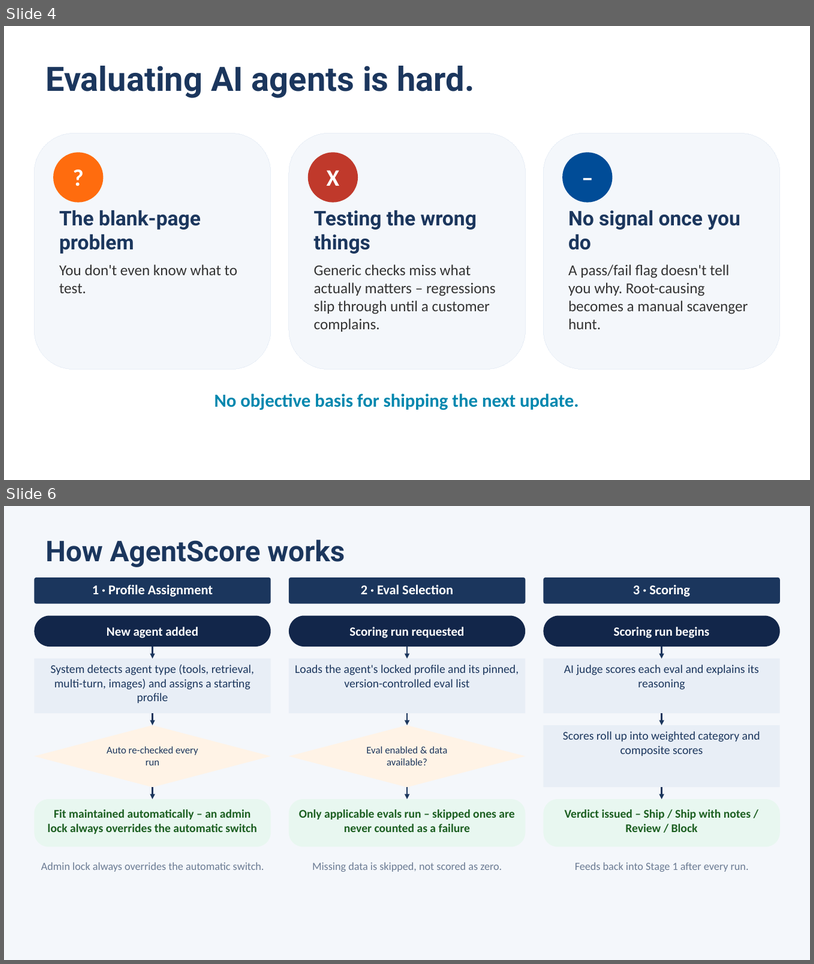
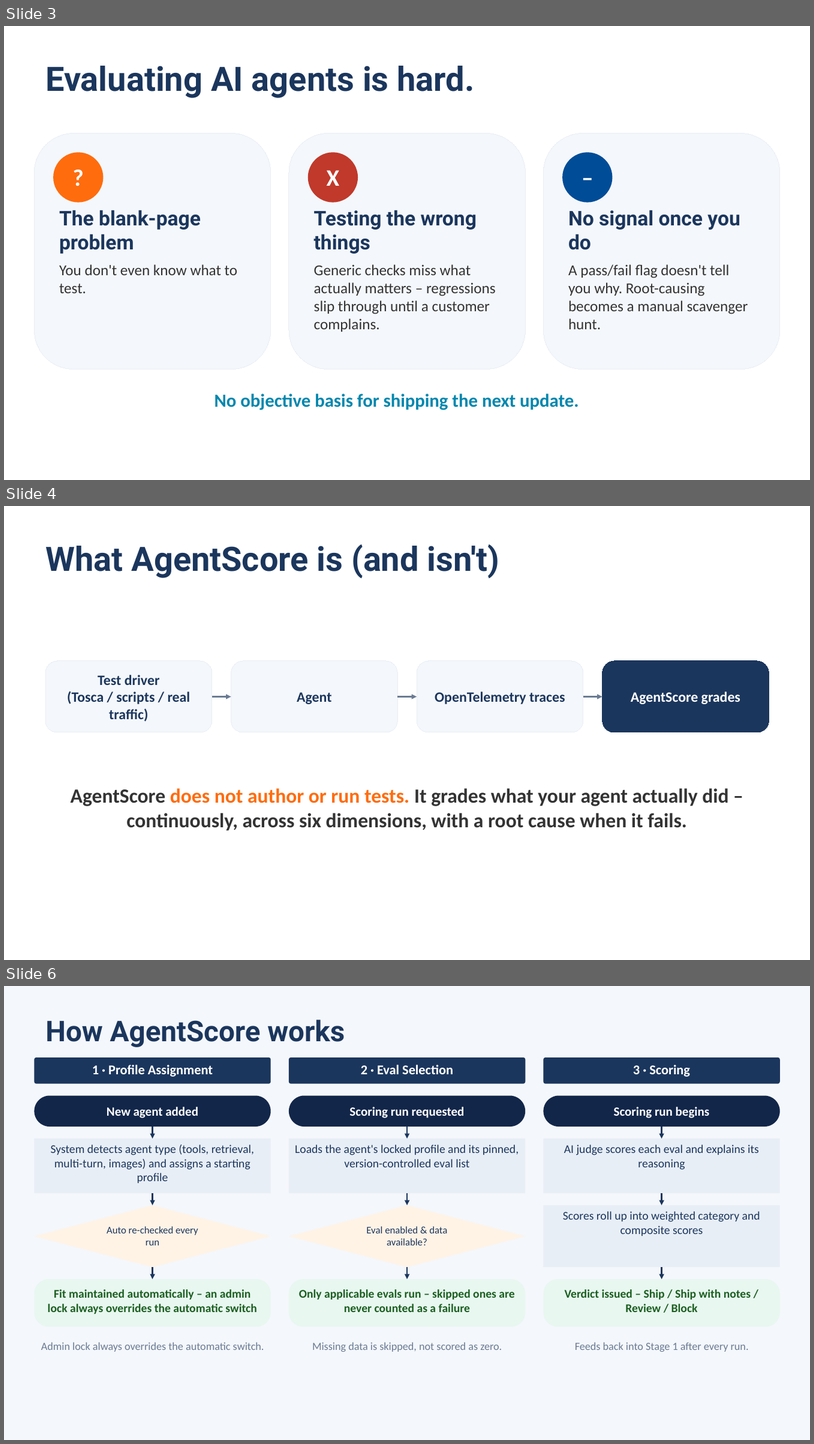
Before and after one commit to ADemers-tricentis/agent-score, a slide deck: docs/deck/AgentScore Overview.pptx. Shown one above the other, each under a label of ours: slides 4 and 6 before the commit, slides 3, 4 and 6 after it; the slides between them are not shown. The pictures are 814x964 and 814x1444 pixels, drawn with LibreOffice and Linux fonts; fonts in the diff are those of the drawing. Boxes give left, top, right and bottom in pixels: in the first picture for what was removed or moved away, otherwise in the second. Text is boxed around its words. In the diff, an @@ line names an element or a change of style, - is before the commit and + after.

```diff
--- a/docs/deck/AgentScore Overview.pptx
+++ b/docs/deck/AgentScore Overview.pptx
@@ slide 4 added at (x1=4, y1=506, x2=810, y2=960), background #FFFFFF @@
@@ text added at (x1=45, y1=544, x2=500, y2=578), 40 pt, text #1B365D, bold @@
+What AgentScore is (and isn't)
@@ rounded rectangle added at (x1=46, y1=661, x2=213, y2=732), fill #F4F7FB, outline #E8EEF6 0.75 pt, 17 pt, text #1B365D, bold @@
+Test driver
+(Tosca / scripts / real traffic)
@@ rounded rectangle added at (x1=231, y1=661, x2=398, y2=732), fill #F4F7FB, outline #E8EEF6 0.75 pt, 17 pt, text #1B365D, bold @@
+Agent
@@ rounded rectangle added at (x1=417, y1=661, x2=584, y2=732), fill #F4F7FB, outline #E8EEF6 0.75 pt, 17 pt, text #1B365D, bold @@
+OpenTelemetry traces
@@ rounded rectangle added at (x1=603, y1=661, x2=770, y2=732), fill #1B365D, outline #1B365D 0.75 pt, 17 pt, text #FFFFFF, bold @@
+AgentScore grades
@@ arrow added from (212, 697) to (231, 697), #6B7B93 2 pt @@
@@ arrow added from (398, 697) to (417, 697), #6B7B93 2 pt @@
@@ arrow added from (584, 697) to (603, 697), #6B7B93 2 pt @@
@@ text added at (x1=71, y1=788, x2=729, y2=831), 24 pt, text #333333, bold @@
+AgentScore does not author or run tests. It grades what your agent actually did – continuously, across six dimensions, with a root cause when it fails.
@@ what was slide 4 is now slide 3 @@
```
Also in this commit, not shown: 4 slides changed, 2 other slides added, 1 slide removed, 16 other files.
